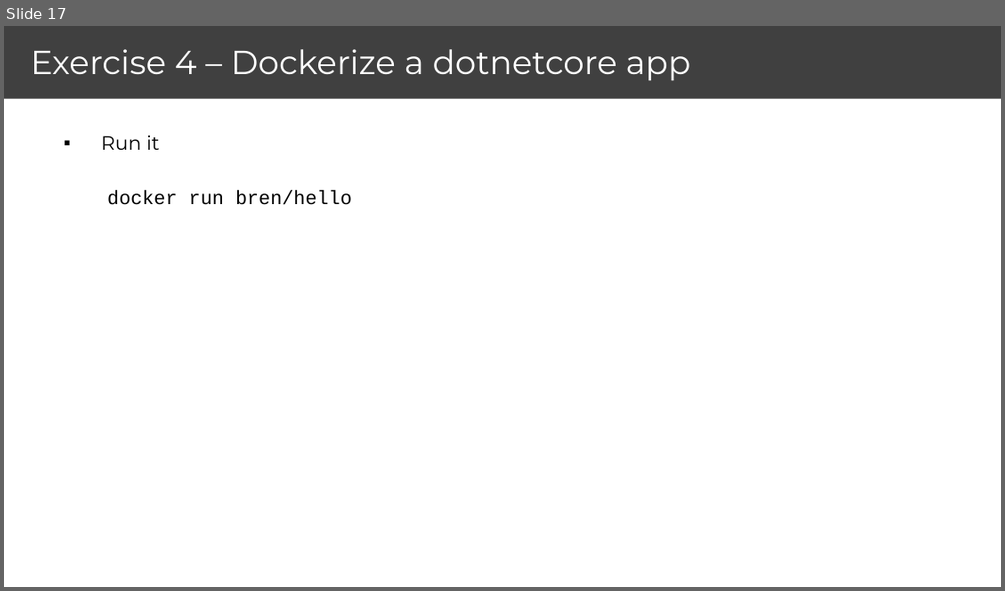
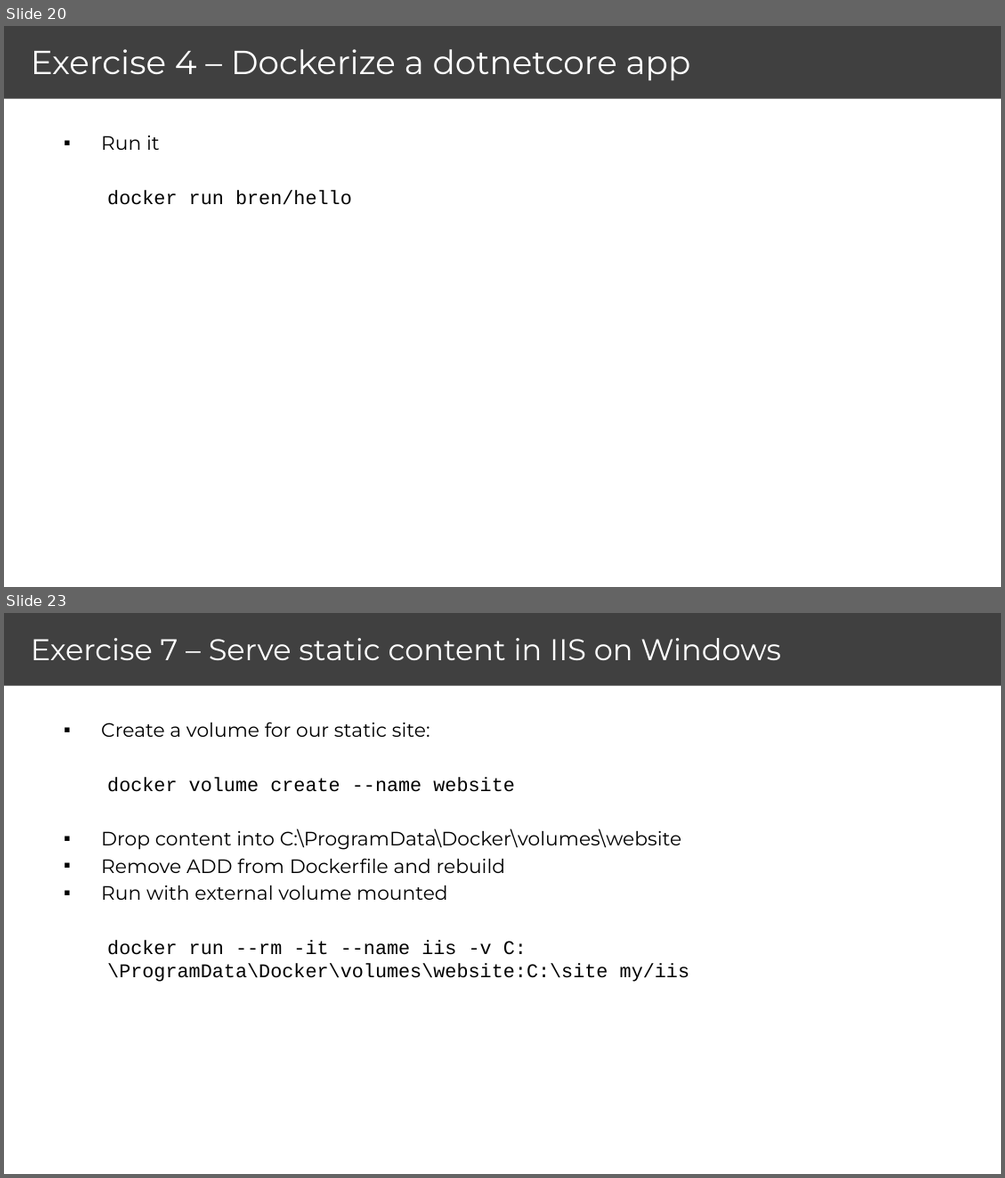
Before and after one commit to brendonmatheson/docker_fu, a slide deck: brendon_matheson_docker_dotnet_slides.pptx. Shown one above the other, each under a label of ours: slide 17 before the commit, slides 20 and 23 after it; the slides between them are not shown. The pictures are 1005x591 and 1005x1178 pixels, drawn with LibreOffice and Linux fonts; fonts in the diff are those of the drawing. Boxes give left, top, right and bottom in pixels: in the first picture for what was removed or moved away, otherwise in the second. Text is boxed around its words. In the diff, an @@ line names an element or a change of style, - is before the commit and + after.

```diff
--- a/brendon_matheson_docker_dotnet_slides.pptx
+++ b/brendon_matheson_docker_dotnet_slides.pptx
@@ slide 23 added at (x1=4, y1=613, x2=1001, y2=1174), background #FFFFFF @@
@@ rectangle added at (x1=4, y1=613, x2=1001, y2=686), fill #404040 @@
@@ title added at (x1=31, y1=638, x2=781, y2=660), 21.6 pt, text #FFFFFF @@
+Exercise 7 – Serve static content in IIS on Windows
@@ text added at (x1=101, y1=722, x2=689, y2=981), 14 pt, text #000000 @@
+▪ Create a volume for our static site:
+  docker volume create --name website
+▪ Drop content into C:\ProgramData\Docker\volumes\website
+▪ Remove ADD from Dockerfile and rebuild
+▪ Run with external volume mounted
+  docker run --rm -it --name iis -v C:\ProgramData\Docker\volumes\website:C:\site my/iis
@@ what was slide 17 is now slide 20 @@
```
Also in this commit, not shown: 1 slide changed, 10 other slides added, 2 slides removed, 1 other file.
